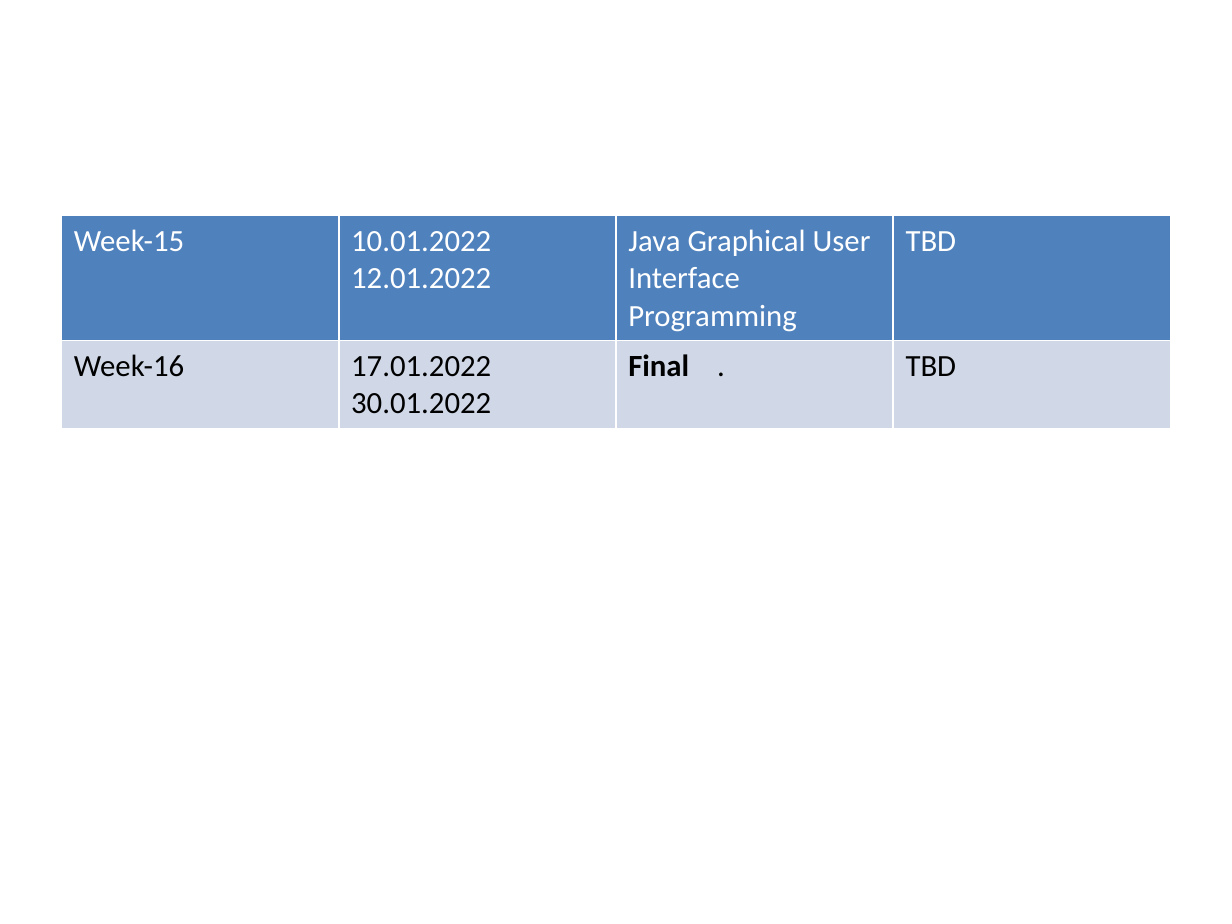
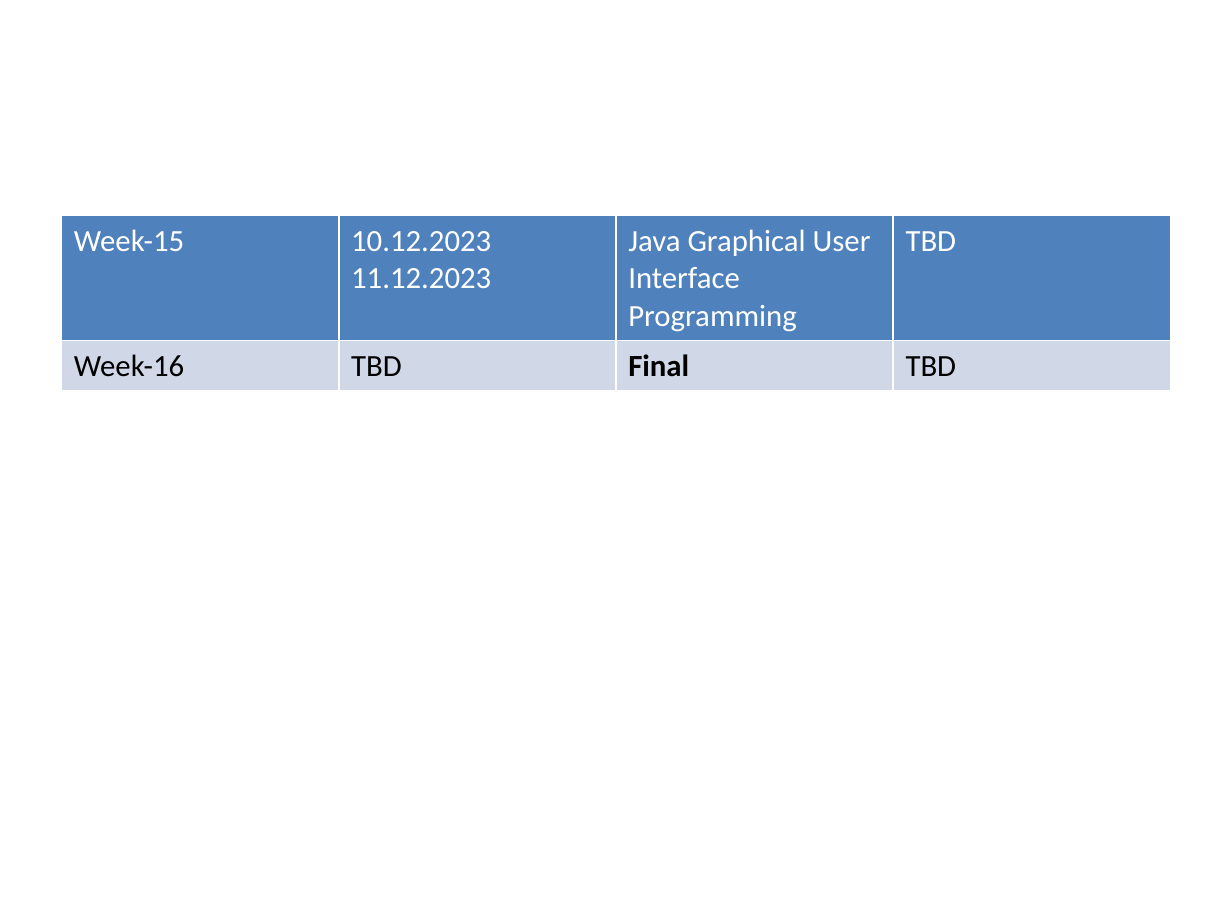
Before and after one commit to ucoruh/ce103-algorithms-and-programming-I, a slide deck: slide 44 of docs/syllabus/syllabus.en.md_word.pptx. Drawn at 1232x924 pixels with LibreOffice and Linux fonts; fonts in the diff are those of the drawing. Boxes give left, top, right and bottom in pixels: in the first picture for what was removed or moved away, otherwise in the second. Text is boxed around its words. In the diff, an @@ line names an element or a change of style, - is before the commit and + after.

```diff
--- a/docs/syllabus/syllabus.en.md_word.pptx
+++ b/docs/syllabus/syllabus.en.md_word.pptx
@@ table at [62,216,1170,824] @@
-row 1, column 2: 10.01.2022 12.01.2022
+row 1, column 2: 10.12.2023 11.12.2023
-row 2, column 2: 17.01.2022 30.01.2022
+row 2, column 2: TBD
-row 2, column 3: Final .
+row 2, column 3: Final
```
Also in this commit, not shown: 9 other slides changed, 16 other files.
